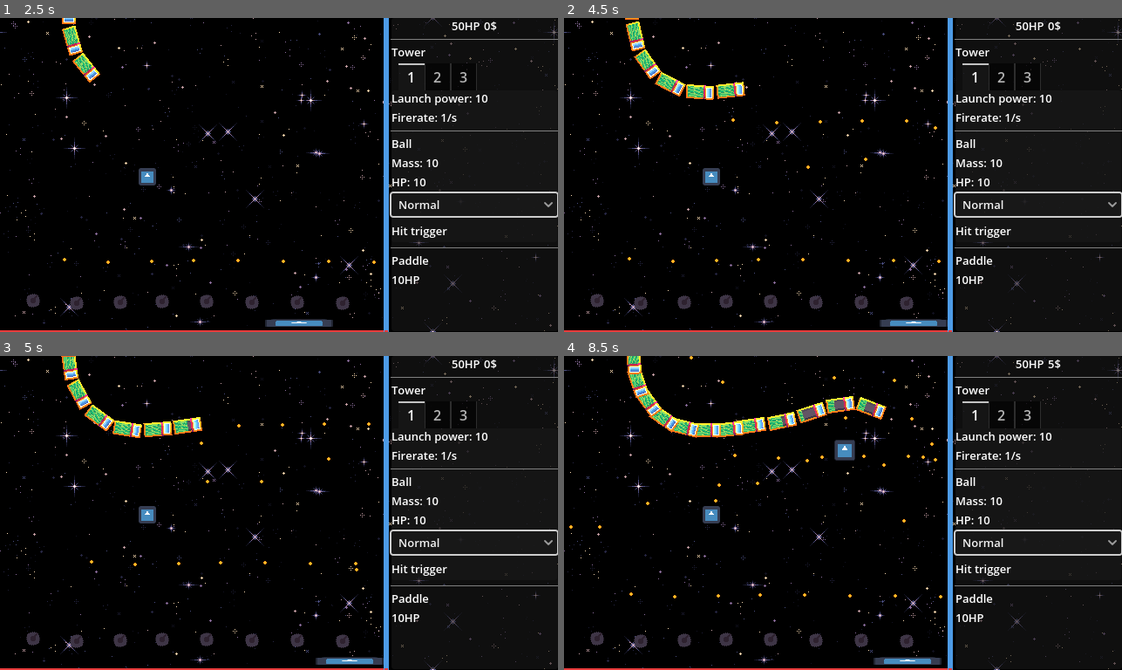
Above: before the commit, frames 1-4 (two rows, left to right).
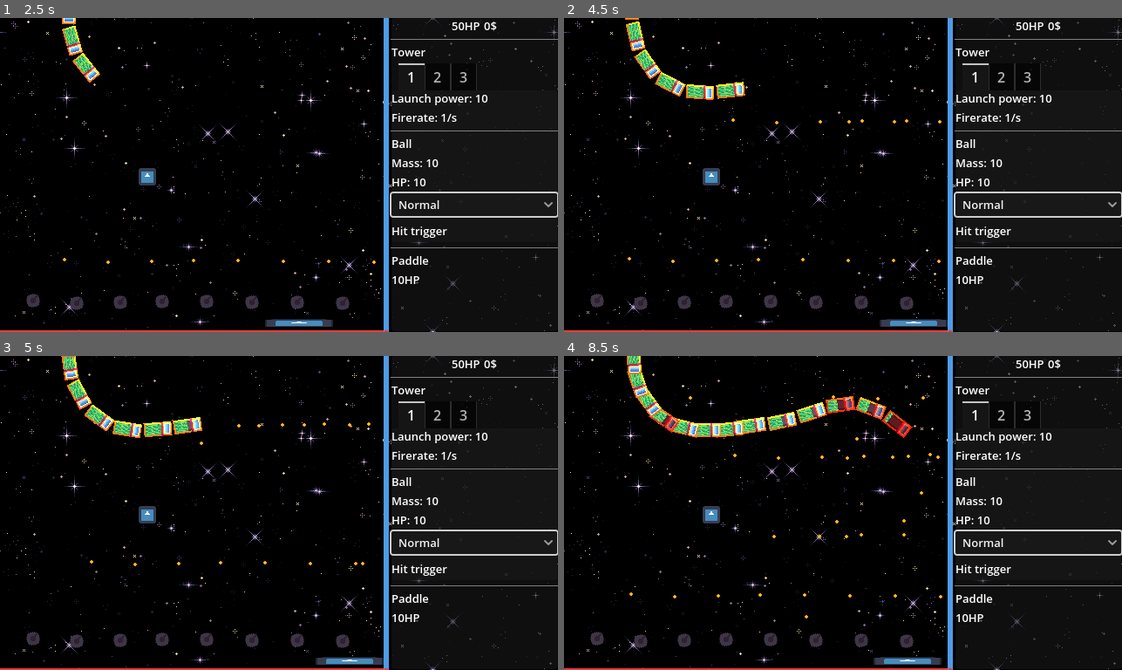
Above: after the commit, the same moments.

Repository: xefensor/tower-breakout
Game: Godot game, scene res://game.tscn
Two runs of this game, one before a commit and one after it. Both use one fixed random seed, a clock stepped at 60 frames per second and the inputs below. The engine's default icon, where the game draws it, is replaced by a stand-in: a white triangle on a blue panel in a dark square.
Inputs (mouse positions are in pixels of both pictures, inside the frame that each line leads up to):
- Up to frame 1 (2.5 s): click "Normal" at 0.5 s; click "Normal" at 1.25 s; move the mouse to (33, 300) at 2.02 s; press the mouse at (33, 300) at 2.03 s; hold D (paddle_right) from 2.03 s (still down)
- Up to frame 2 (4.5 s): move the mouse to (904, 303) at 2.77 s; release D (paddle_right) at 2.78 s; release the mouse at (904, 303) at 2.78 s; hold A (paddle_left) 2.78-3.53 s; click (904, 303) at 2.85 s; move the mouse to (859, 303) at 3.52 s; press the mouse at (859, 303) at 3.53 s; hold D (paddle_right) from 3.53 s (still down); move the mouse to (815, 303) at 4.27 s; release the mouse at (815, 303) at 4.28 s; click (815, 303) at 4.35 s
- Up to frame 3 (5 s): keep holding D (paddle_right)
- Up to frame 4 (8.5 s): move the mouse to (770, 638) at 5.02 s; release D (paddle_right) at 5.03 s; press the mouse at (770, 638) at 5.03 s; hold A (paddle_left) 5.03-7.28 s; move the mouse to (725, 638) at 5.77 s; release the mouse at (725, 638) at 5.78 s; click (725, 638) at 5.85 s; move the mouse to (686, 641) at 6.52 s; press the mouse at (686, 641) at 6.53 s; move the mouse to (642, 641) at 7.27 s; release the mouse at (642, 641) at 7.28 s; hold D (paddle_right) from 7.28 s (still down); click (642, 641) at 7.35 s; move the mouse to (965, 497) at 8.02 s; press the mouse at (965, 497) at 8.03 s

Frame 1 is identical in both runs. In frame 2, less than 0.1% of the frame differs, in the area x 43-68%, y 32-49%; in frame 3, less than 0.1%; in frame 4, 1.2%, in the area x 0-88%, y 0-84%.

Commit message:
Code cleanup

Diff:
--- a/balls/ball.tscn
+++ b/balls/ball.tscn
@@ -37,7 +37,6 @@
 collision_mask = 35
 script = ExtResource("1_ht7ih")
 _health = SubResource("Resource_ota7r")
-bounce_type = 2
 bounce_audio_player = NodePath("OneShotAudioPlayer")
 triggers = Array[ExtResource("3_ysyxj")]([SubResource("Resource_o703g")])
 metadata/_custom_type_script = "uid://dqe2rhlr6ul7l"
--- a/enemies/truck_01/enemy.gd
+++ b/enemies/truck_01/enemy.gd
@@ -31,7 +31,7 @@
 	health.died.connect(_on_health_died)
 	health.health_changed.connect(_on_health_changed)
 
-	health_bar.value = 100 / health.max_health * health.current_health
+	health_bar.value = 100.0 / health.max_health * health.current_health
 
 
 func take_damage(amount: int) -> void:
@@ -57,8 +57,8 @@
 	Level.instance.money += 5
 
 	if randi_range(1, 100) <= power_drop_chance:
-		var power = preload("res://power_ups/falling_power.tscn")
-		var inst = power.instantiate()
+		var scene: PackedScene = preload("res://power_ups/falling_power.tscn")
+		var inst: FallingPower = scene.instantiate()
 		inst.power = power_chooser.choose_power()
 		inst.global_position = global_position
 		Level.instance.add_child(inst)
@@ -67,4 +67,4 @@
 
 
 func _on_health_changed(newhealth : int) -> void:
-	health_bar.value = 100 / health.max_health * newhealth
+	health_bar.value = 100.0 / health.max_health * newhealth
--- a/enemies/truck_01/truck_01.tscn
+++ b/enemies/truck_01/truck_01.tscn
@@ -4,9 +4,9 @@
 [ext_resource type="Script" uid="uid://5uy0prij3ijx" path="res://enemies/truck_01/enemy.gd" id="2_opr3h"]
 [ext_resource type="Texture2D" uid="uid://cmm03kanojvf" path="res://enemies/truck_01/sprites/spaceship.png" id="2_we41i"]
 [ext_resource type="Texture2D" uid="uid://cnjfe5o72rcve" path="res://enemies/truck_01/sprites/spaceship_n.png" id="3_rgy54"]
-[ext_resource type="Script" uid="uid://dhptwklqja4wu" path="res://power_ups/power.gd" id="3_si0nv"]
+[ext_resource type="Script" uid="uid://dhptwklqja4wu" path="res://power_ups/powers/power.gd" id="3_si0nv"]
 [ext_resource type="Texture2D" uid="uid://pj7150qk3id3" path="res://enemies/truck_01/sprites/spaceship_s.png" id="4_3itgp"]
-[ext_resource type="Script" uid="uid://8bx1so18egjq" path="res://power_ups/power_bounce.gd" id="4_576lq"]
+[ext_resource type="Script" uid="uid://8bx1so18egjq" path="res://power_ups/powers/power_bounce.gd" id="4_576lq"]
 [ext_resource type="Script" uid="uid://myosjs2vfvly" path="res://power_ups/power_chooser.gd" id="5_81pqk"]
 [ext_resource type="Texture2D" uid="uid://c51g800bv4nh2" path="res://icon.svg" id="5_702ac"]
 [ext_resource type="Texture2D" uid="uid://ud1y8kso1twb" path="res://enemies/truck_01/sprites/hp_bar.png" id="5_iuxom"]
@@ -20,18 +20,11 @@
 [sub_resource type="Resource" id="Resource_81pqk"]
 script = ExtResource("4_576lq")
 strenght = 5.0
-time = 5.0
-type = 0
-spawn_chance = 1
-sprite = ExtResource("5_702ac")
 metadata/_custom_type_script = "uid://8bx1so18egjq"
 
 [sub_resource type="Resource" id="Resource_702ac"]
 script = ExtResource("4_576lq")
-strenght = 0.1
-time = 5.0
 type = 1
-spawn_chance = 1
 sprite = ExtResource("6_qhn01")
 metadata/_custom_type_script = "uid://8bx1so18egjq"
 
--- a/paddles/paddle.gd
+++ b/paddles/paddle.gd
@@ -53,5 +53,5 @@
 	scale.x = default_health / 100.0 * new_health
 
 
-func handle_power(power: Power):
+func handle_power(power: Power) -> void:
 	powers.handle_power(power)
--- a/power_ups/falling_power.gd
+++ b/power_ups/falling_power.gd
@@ -1,5 +1,6 @@
 class_name FallingPower
 extends Area2D
+
 
 @export var fall_speed: float = 40
 @export var power: Power
--- a/power_ups/falling_power.tscn
+++ b/power_ups/falling_power.tscn
@@ -2,14 +2,11 @@
 
 [ext_resource type="Script" uid="uid://bbwshbosyqed0" path="res://power_ups/falling_power.gd" id="1_xd16e"]
 [ext_resource type="Texture2D" uid="uid://c51g800bv4nh2" path="res://icon.svg" id="2_nrjfm"]
-[ext_resource type="Script" uid="uid://ci3758m8w06md" path="res://power_ups/power_health.gd" id="2_rikml"]
+[ext_resource type="Script" uid="uid://ci3758m8w06md" path="res://power_ups/powers/power_health.gd" id="2_rikml"]
 
 [sub_resource type="Resource" id="Resource_edsg2"]
 script = ExtResource("2_rikml")
-health = 1
 type = 1
-spawn_chance = 1
-sprite = ExtResource("2_nrjfm")
 metadata/_custom_type_script = "uid://ci3758m8w06md"
 
 [sub_resource type="CircleShape2D" id="CircleShape2D_rikml"]
--- a/power_ups/power_chooser.gd
+++ b/power_ups/power_chooser.gd
@@ -1,18 +1,22 @@
 class_name PowerChooser
 extends Resource
 
+
 @export var powers: Array[Power]
 
-func choose_power():
-	var chances_count: int
 
-	for power in powers:
+func choose_power() -> Power:
+	var chances_count: int = 0
+
+	for power: Power in powers:
 		chances_count += power.spawn_chance
 
-	var rand = randi_range(0, chances_count-1)
+	var rand: int = randi_range(0, chances_count-1)
 
-	var cumulative := 0
+	var cumulative: int = 0
 	for power in powers:
 		cumulative += power.spawn_chance
 		if rand < cumulative:
 			return power
+
+	return null
--- a/power_ups/powers.gd
+++ b/power_ups/powers.gd
@@ -10,6 +10,6 @@
 	paddle = _paddle
 
 
-func handle_power(power: Power):
+func handle_power(power: Power) -> void:
 	power.paddle = paddle
 	power.apply_effect()
--- a/power_ups/power.gd
+++ b/power_ups/powers/power.gd
@@ -1,7 +1,9 @@
+@abstract
 class_name Power
 extends Resource
 
-enum Type { POWER_UP, POWER_DOWN}
+
+enum Type {POWER_UP, POWER_DOWN}
 
 @export var type: Type = Type.POWER_UP
 @export var spawn_chance: int = 1
--- a/power_ups/power_bounce.gd
+++ b/power_ups/powers/power_bounce.gd
@@ -1,10 +1,12 @@
 class_name PowerBounce
 extends Power
+
 
 @export var strenght: float = 0.1
 @export var time: float = 5
 
-func apply_effect():
+
+func apply_effect() -> void:
 	if type == Type.POWER_UP:
 		paddle.bounce_strenght += strenght
 	else:
@@ -14,7 +16,7 @@
 	remove_effect()
 
 
-func remove_effect():
+func remove_effect() -> void:
 	if type == Type.POWER_UP:
 		paddle.bounce_strenght -= strenght
 	else:
--- a/power_ups/power_health.gd
+++ b/power_ups/powers/power_health.gd
@@ -1,7 +1,9 @@
 class_name PowerHealth
 extends Power
 
+
 @export var health: int = 1
+
 
 func apply_effect() -> void:
 	if type == Type.POWER_UP:
--- a/towers/tower.gd
+++ b/towers/tower.gd
@@ -28,10 +28,10 @@
 
 
 func _on_timer_timeout() -> void:
-	var _inst: Ball = ball.instantiate()
-	_inst.global_position = spawn_ball_marker.global_position
-	_inst.velocity = Vector2.from_angle(rotation) * (float(launch_power) / _inst.weight) * lauch_power_multiplier
-	get_parent().add_child(_inst)
+	var inst: Ball = ball.instantiate()
+	inst.global_position = spawn_ball_marker.global_position
+	inst.velocity = Vector2.from_angle(rotation) * (float(launch_power) / inst.weight) * lauch_power_multiplier
+	get_parent().add_child(inst)
 
 
 func _on_area_2d_input_event(_viewport: Node, event: InputEvent, _shape_idx: int)  -> void:
Not shown, changed: levels/borders.png.import
Renamed: power_ups/power.gd.uid -> power_ups/powers/power.gd.uid
Renamed: power_ups/power_bounce.gd.uid -> power_ups/powers/power_bounce.gd.uid
Renamed: power_ups/power_health.gd.uid -> power_ups/powers/power_health.gd.uid
